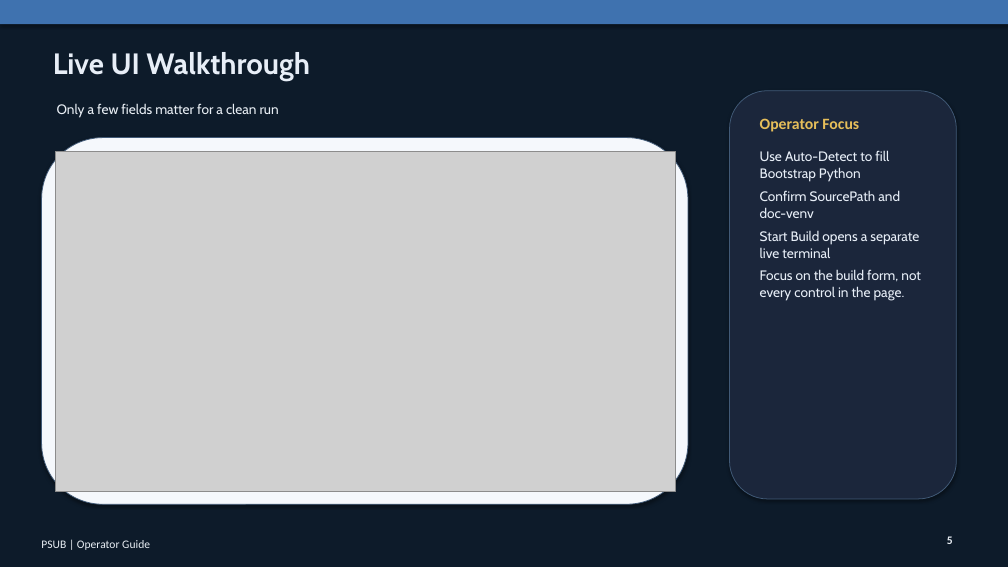
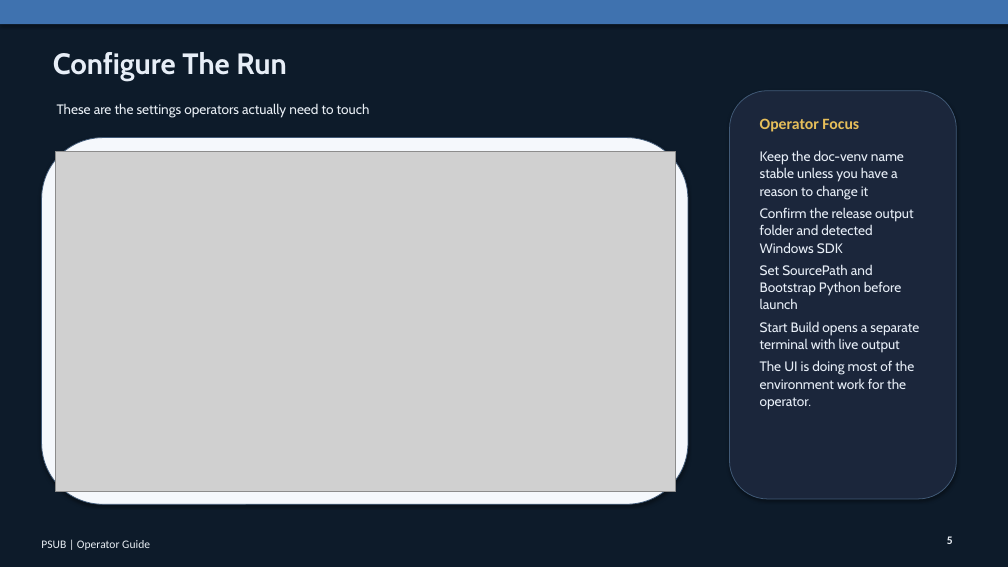
Before and after one commit to patrikkarlsson72/psub, a slide deck: slide 5 of output/presentation/PSUB-Operator-Guide.pptx. Drawn at 1008x567 pixels with LibreOffice and Linux fonts; fonts in the diff are those of the drawing; grey boxes stand for pictures. Boxes give left, top, right and bottom in pixels: in the first picture for what was removed or moved away, otherwise in the second. Text is boxed around its words. In the diff, an @@ line names an element or a change of style, - is before the commit and + after.

```diff
--- a/output/presentation/PSUB-Operator-Guide.pptx
+++ b/output/presentation/PSUB-Operator-Guide.pptx
@@ text at (53,52,286,81): text changed @@
-Live UI Walkthrough
+Configure The Run
@@ text at (57,103,370,118): text changed @@
-Only a few fields matter for a clean run
+These are the settings operators actually need to touch
@@ text at (760,150,919,410): text changed @@
-Use Auto-Detect to fill Bootstrap Python
-Confirm SourcePath and doc-venv
-Start Build opens a separate live terminal
-Focus on the build form, not every control in the page.
+Keep the doc-venv name stable unless you have a reason to change it
+Confirm the release output folder and detected Windows SDK
+Set SourcePath and Bootstrap Python before launch
+Start Build opens a separate terminal with live output
+The UI is doing most of the environment work for the operator.
```
Also in this commit, not shown: 4 other slides changed, 4 other files.
